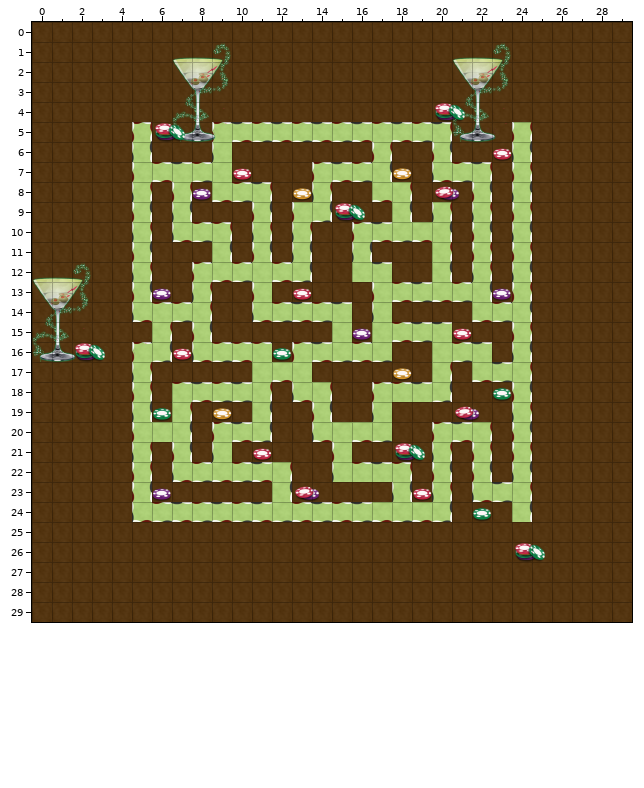
Tiled map: ggj-cof/casino.tmx. This is how it looked before the edit.
Cells are 64x64 px. Shown: x 0..29, y 0..29.
The result:
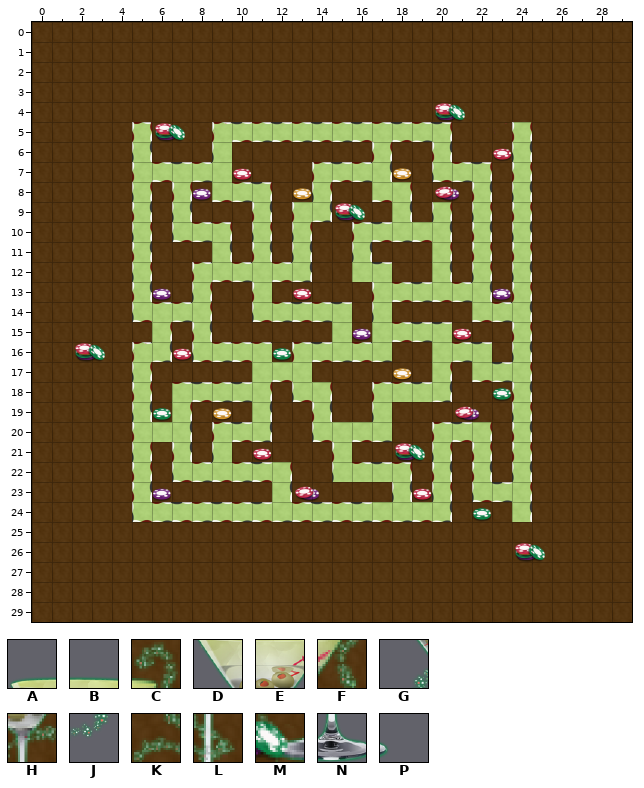
Key: from "decoration": A 29, B 30, C 31, D 37, E 38, F 39, G 45, H 46, J 47, K 53, L 54, M 61, N 62, P 63.
_ is an empty cell.
See-through tiles are keyed as they look on the map.
Diff:
Layer "Background2" (now hidden):
The edit erases tile A in row 1 at x 7 and 21; in row 12 at x 0.
The edit erases tile B in row 1 at x 8 and 22; in row 12 at x 1.
The edit erases tile C in row 1 at x 9 and 23; in row 12 at x 2.
The edit erases tile D in row 2 at x 7 and 21; in row 13 at x 0.
The edit erases tile E in row 2 at x 8 and 22; in row 13 at x 1.
The edit erases tile F in row 2 at x 9 and 23; in row 13 at x 2.
The edit erases tile G in row 3 at x 7 and 21; in row 14 at x 0.
The edit erases tile H in row 3 at x 8 and 22; in row 14 at x 1.
The edit erases tile J in row 3 at x 9 and 23; in row 14 at x 2.
The edit erases tile K in row 4 at x 7 and 21; in row 15 at x 0.
The edit erases tile L in row 4 at x 8 and 22; in row 15 at x 1.
The edit erases tile M in row 5 at x 7 and 21; in row 16 at x 0.
The edit erases tile N in row 5 at x 8 and 22; in row 16 at x 1.
The edit erases tile P in row 5 at x 9 and 23; in row 16 at x 2.
Pixel boxes of the changes (left, top, right, bottom) in both pictures:
removed: (172, 43, 231, 142)
removed: (452, 43, 511, 142)
removed: (32, 263, 91, 362)
